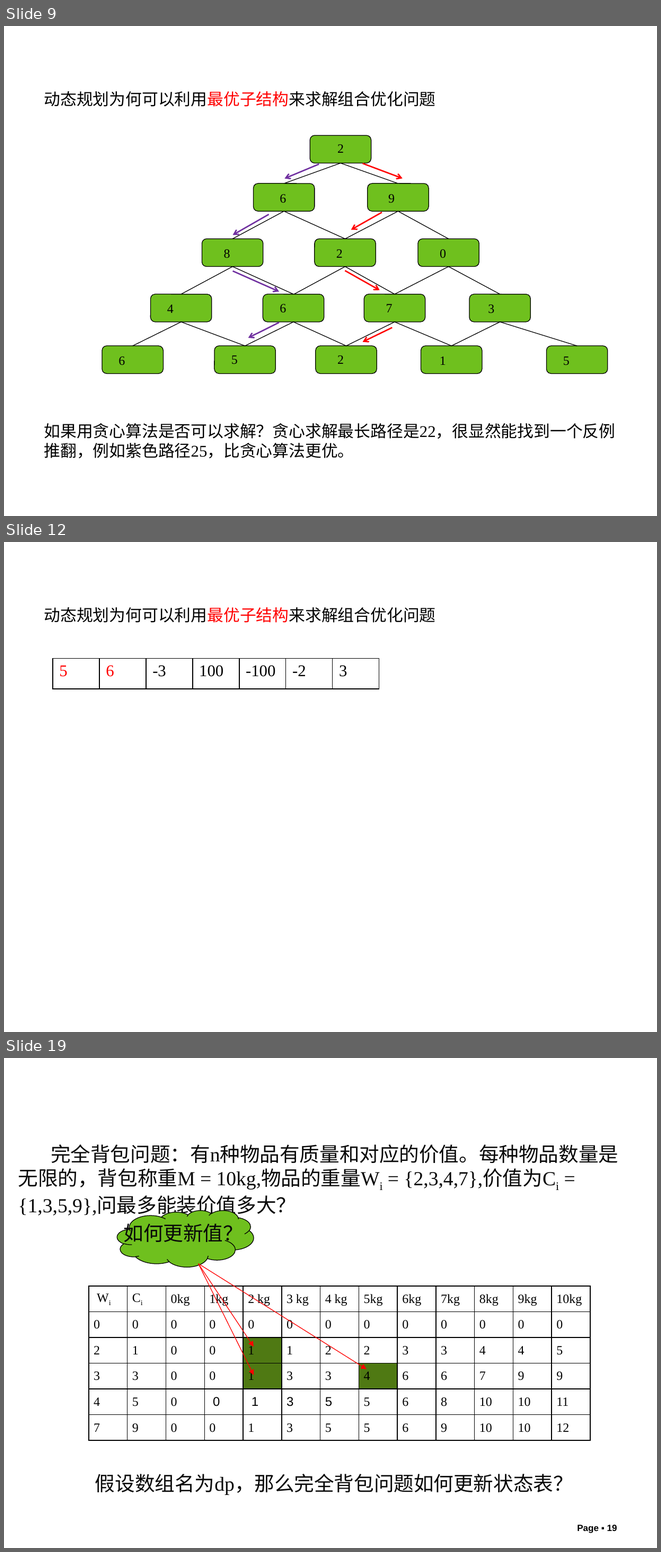
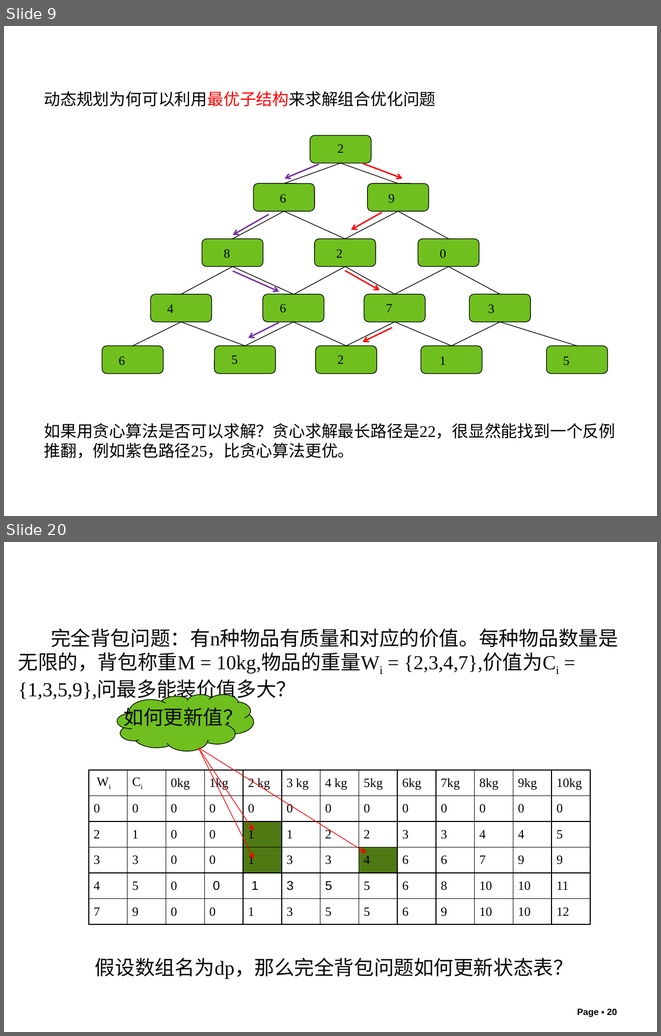
Before and after one commit to liutongling/DP, a slide deck: file/第5章 动态规划法.pptx. Shown one above the other, each under a label of ours: slides 9, 12 and 19 before the commit, slides 9 and 20 after it; the slides between them are not shown. The pictures are 661x1552 and 661x1036 pixels, drawn with LibreOffice and Linux fonts; fonts in the diff are those of the drawing; background and template pictures are left out. Boxes give left, top, right and bottom in pixels: in the first picture for what was removed or moved away, otherwise in the second. Text is boxed around its words. In the diff, an @@ line names an element or a change of style, - is before the commit and + after.

Commit message:
动态规划第五章内容

```diff
--- a/file/第5章 动态规划法.pptx
+++ b/file/第5章 动态规划法.pptx
@@ slide 12 removed at <box>4,542,657,1032</box>, background #FFFFFF @@
@@ text removed at <box>44,607,436,623</box> @@
-动态规划为何可以利用最优子结构来求解组合优化问题
@@ table removed at <box>53,658,378,689</box>, 1 rows, 7 columns @@
-5 | 6 | -3 | 100 | -100 | -2 | 3
@@ what was slide 19 is now slide 20 @@
@@ page number at <box>577,1008,617,1017</box>: text changed @@
-Page ▪ 19
+Page ▪ 20
```
Also in this commit, not shown: 6 slides changed, 5 slides added, 3 other slides removed.
